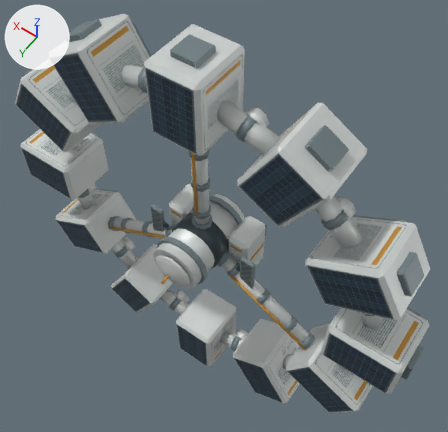
The glTF model qweq/Space_Station.glb as it was, and as the next commit left it.
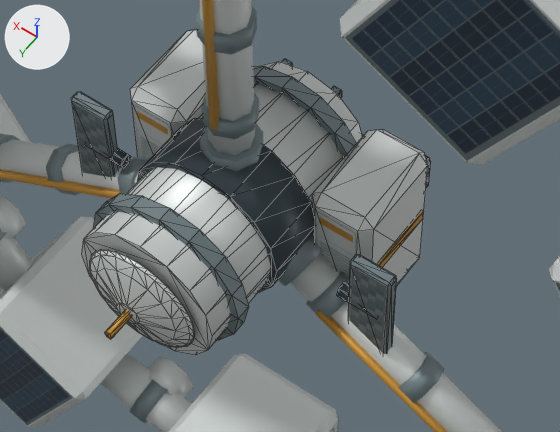
There are two pictures of each version: one whole from a 50 mm lens placed at (-6.36, 7.9, 13.92), pointed at (-0.24, -0.66, 0.47), one close up on the part from 28% to 69% of the width and 40% to 73% of the height. The lights are fixed; the arrows at upper left show +X, +Y and +Z. The older version's two pictures come first. The close-ups show mesh edges as thin lines. Where no turn or scale is listed for an object, it has been applied to the vertices. Vertices at exactly the same position are counted once.

Objects in the first close-up: 'Habitat_Ring', 'Station_Core'.
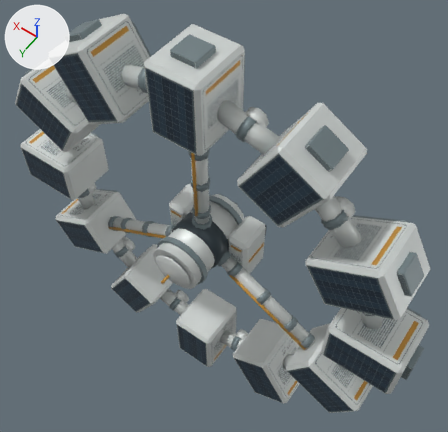
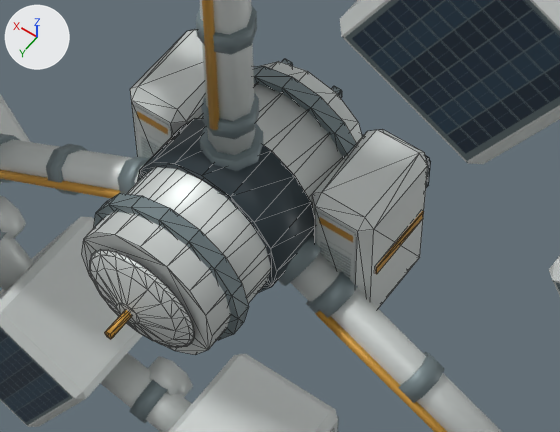
The edits, one by one:
me_axial_pressure_hull is used by ob_station_core; location (0.0, 0.0, 0.0).
me_axial_pressure_hull had 884 vertices, 1634 faces and spanned x -1.77..1.77, y -1.28..1.79, z -1.33..0.8.
me_axial_pressure_hull now has 812 vertices, 1506 faces and spans x -1.36..1.36, y -1.28..1.79, z -1.33..0.8.
me_axial_pressure_hull part 1: the loose piece of 24 vertices spanning x 1.34..1.77, y 0.02..0.15, z -0.97..0.29 is deleted.
me_axial_pressure_hull part 2: the loose piece of 24 vertices spanning x -1.77..-1.34, y 0.01..0.15, z -0.97..0.28 is deleted.
me_axial_pressure_hull part 3: the loose piece of 12 vertices spanning x 1.22..1.65, y 0.0..0.15, z -0.4..-0.28 is deleted.
me_axial_pressure_hull part 4: the loose piece of 12 vertices spanning x -1.65..-1.22, y -0.01..0.14, z -0.4..-0.28 is deleted.

Where the change shows, as pixel boxes (x1, y1, x2, y2) in the close-ups (560 x 432 px):
'Station_Core', reshaped
    before: (71, 29, 431, 355)
    after: (81, 29, 431, 355)
part 1 of me_axial_pressure_hull, deleted
    before: (71, 92, 120, 177)
part 2 of me_axial_pressure_hull, deleted
    before: (348, 254, 397, 354)
part 3 of me_axial_pressure_hull, deleted
    before: (109, 149, 131, 168)
part 4 of me_axial_pressure_hull, deleted
    before: (337, 283, 349, 302)
